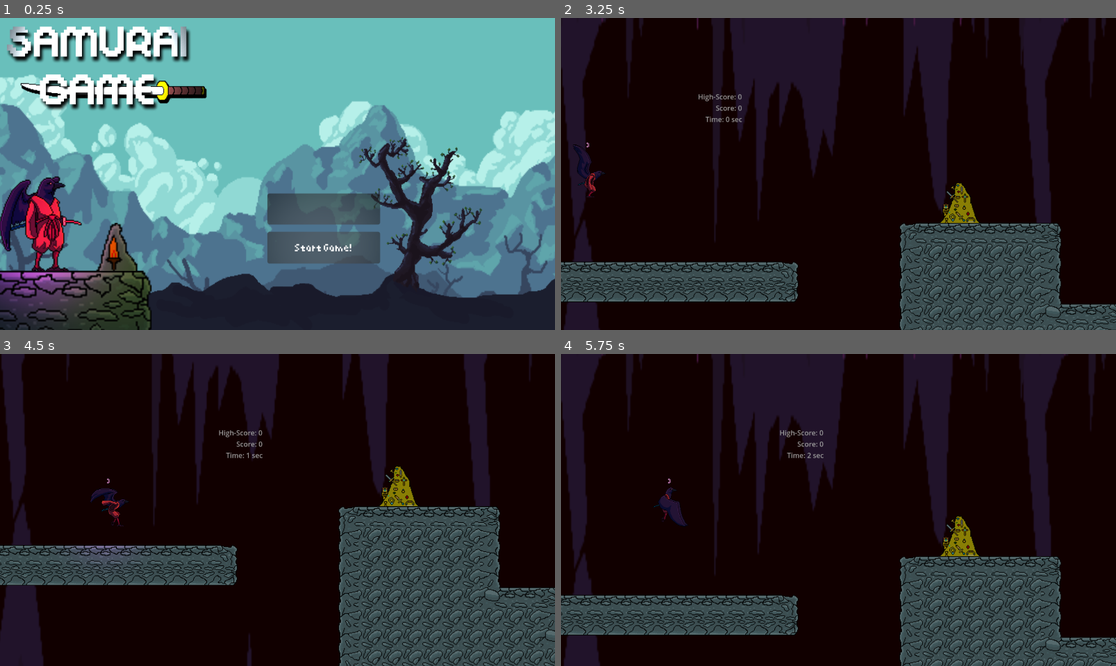
Above: before the commit, frames 1-4 (two rows, left to right).
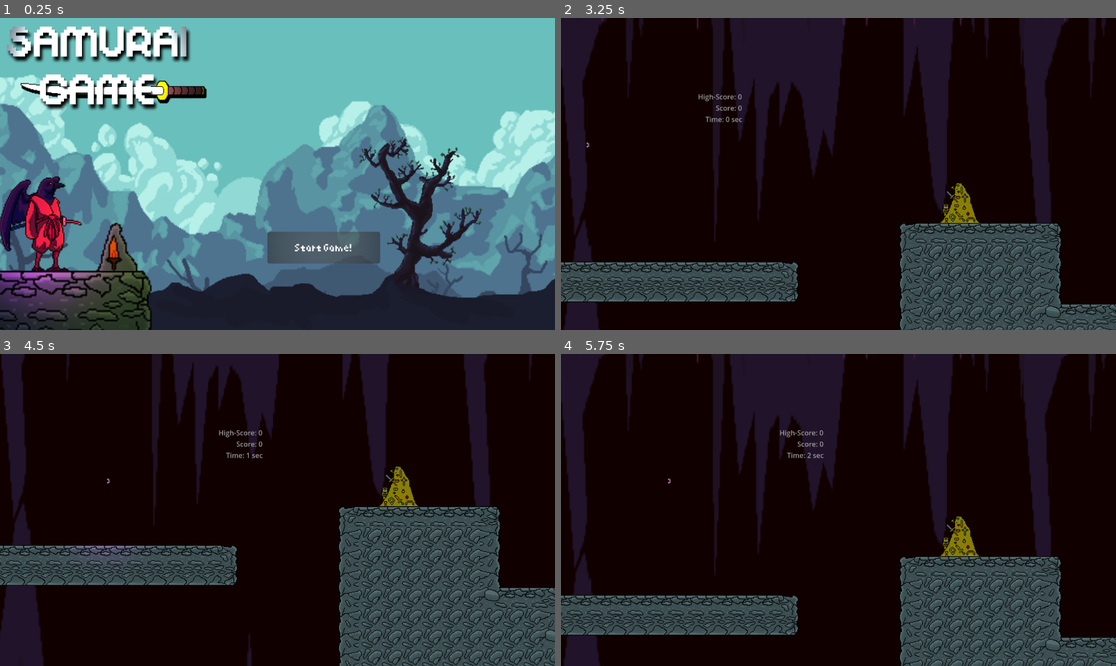
Above: after the commit, the same moments.

Repository: Neolanco/samurai-game
Game: Godot game, scene res://titlescreen.tscn
Same seed, same stepped clock (60 frames per second), same inputs: the game is played once before the commit and once after it.
Inputs (mouse positions are in pixels of both pictures, inside the frame that each line leads up to):
- Up to frame 1 (0.25 s): no input
- Up to frame 2 (3.25 s): click (882, 208) at 0.52 s; click "Start Game!" at 1.25 s; click "Start Game!" at 2 s; tap Enter (ui_accept) at 2.75, 3.02 s; hold Right (ui_right) from 2.78 s (still down); hold C from 2.78 s (still down)
- Up to frame 3 (4.5 s): release Right (ui_right) at 3.53 s; release C at 3.53 s; hold W from 3.53 s (still down); tap C at 3.6 s; tap Enter (ui_accept) at 3.77 s; hold Space from 4.28 s (still down)
- Up to frame 4 (5.75 s): keep holding W; tap C at 4.55, 5.3 s; tap Enter (ui_accept) at 5, 5.27 s; release Space at 5.03 s; tap Shift at 5.1 s

The runs differ from the first frame. In frame 1, 2.0% of the frame differs, in the area x 48-69%, y 56-67%; in frame 2, 0.2%; in frame 3, 0.2%; in frame 4, 0.3%.

Commit message:
fixed some stuff

Diff:
--- a/main.gd
+++ b/main.gd
@@ -9,7 +9,8 @@
 
 func close_game():
 	if Input.is_key_pressed(KEY_ESCAPE):
-		get_tree().quit()
+		Input.set_mouse_mode(Input.MOUSE_MODE_VISIBLE)
+		get_tree().change_scene_to_file("res://titlescreen.tscn")
 
 # Called every frame. 'delta' is the elapsed time since the previous frame.
 func _process(delta):
--- a/player_1.gd
+++ b/player_1.gd
@@ -30,6 +30,7 @@
 var sprite_jump
 var sprite_run
 var is_new_charakter = false
+var sprite_timeout: float = 0
 
 func read_user_input():
 	var move = Vector2i(0, 0)
@@ -168,7 +169,16 @@
 	update_score(delta)
 	update_health()
 
+	sprite_timeout += delta
+	if Input.is_key_pressed(KEY_C) && sprite_timeout < 10:
+		sprite_timeout = 0
+		is_new_charakter = !is_new_charakter
+		update_sprites()
+
 func update_sprites():
+	if sprites.size() > 0:
+		for s in sprites:
+			s.visible = false
 	if is_new_charakter:
 		sprite_idle = $Sprite_Idle_Samurai
 		sprite_walking = $Sprite_Walking_Samurai
--- a/titlescreen.gd
+++ b/titlescreen.gd
@@ -6,15 +6,9 @@
 func _ready():
 	pass
 
-
-func close_game():
-	if Input.is_key_pressed(KEY_ESCAPE):
-		get_tree().quit()
-
 # Called every frame. 'delta' is the elapsed time since the previous frame.
 func _process(delta):
 	# print($Player_dummy.global_position)
-	close_game()
 	if Input.is_action_just_pressed("ui_accept"):
 		emit_signal("dummy_start_walk")
 	if $Player_dummy.global_position.y > 905:
@@ -29,3 +23,7 @@
 func _on_BTNstart_pressed():
 	print('BTNstart pressed')
 	emit_signal("dummy_start_walk")
+
+
+func _on_bt_nchange_character_pressed():
+	pass
--- a/titlescreen.tscn
+++ b/titlescreen.tscn
@@ -63,13 +63,6 @@
 energy = 2.94
 texture = ExtResource("5_oljv4")
 texture_scale = 0.6
-
-[node name="BTNchangeCharacter" type="Button" parent="UI"]
-layout_mode = 0
-offset_left = 370.0
-offset_top = 243.0
-offset_right = 526.0
-offset_bottom = 286.0
 
 [node name="Torch" parent="." instance=ExtResource("9_u3cns")]
 position = Vector2(164.95, 317)
Not shown: 1 places in player_1.tscn that only renumber resources
Not shown: 1 places in titlescreen.tscn that only renumber resources
